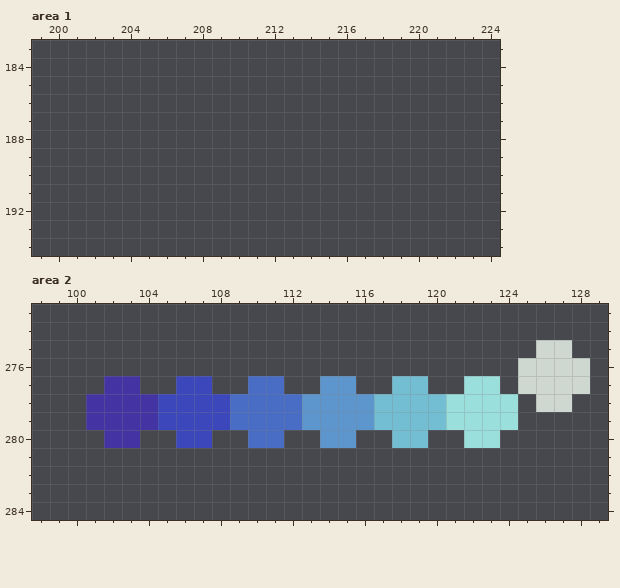
Two states of a pixel-art file, mygame/sprites/bow-1.aseprite. Above is the file before it was changed.
512x512 pixels, 1 frame. Colours within 5 levels of each other are drawn and written as one. Shown: area 1: x 199..224, y 183..194; area 2: x 98..129, y 273..284. The commit also changed other parts of the picture, which this record leaves out.
The same view after the edit:
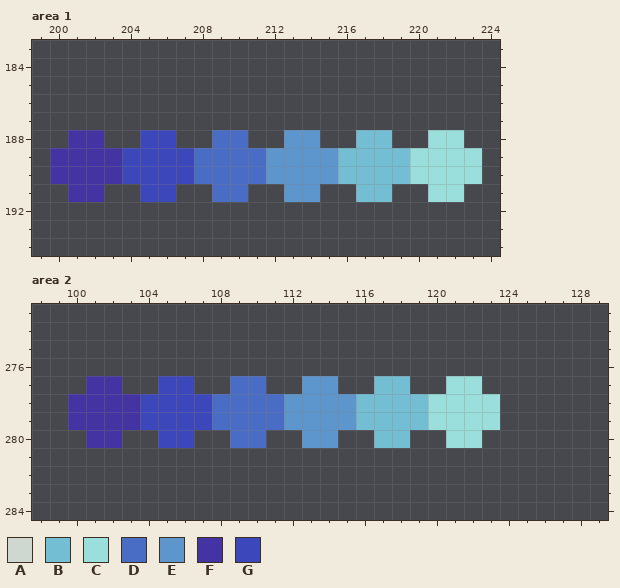
Palette (. is transparent): A #cfd8d0  B #73bed3  C #9adfdb  D #496cc5  E #5c96cc  F #4433a3  G #3b47ba
Change:
Area 1, layer "rocket-platform/palette":
y 188: x 201..202 .. -> FF; x 205..206 .. -> GG; x 209..210 .. -> DD; x 213..214 .. -> EE; x 217..218 .. -> BB; x 221..222 .. -> CC
y 189..190: x 200..223 ........................ -> FFFFGGGGDDDDEEEEBBBBCCCC
y 191: x 201..202 .. -> FF; x 205..206 .. -> GG; x 209..210 .. -> DD; x 213..214 .. -> EE; x 217..218 .. -> BB; x 221..222 .. -> CC
Area 2, layer "ui-elements/base":
y 275: x 126..127 AA -> ..
y 276: x 125..128 AAAA -> ....
y 277: x 101 . -> F; x 103 F -> .; x 105 . -> G; x 107 G -> .; x 109 . -> D; x 111 D -> .; x 113 . -> E; x 115 E -> .; x 117 . -> B; x 119 B -> .; x 121 . -> C; x 123 C -> .; x 125..128 AAAA -> ....
y 278: x 100 . -> F; x 104 F -> G; x 108 G -> D; x 112 D -> E; x 116 E -> B; x 120 B -> C; x 124 C -> .; x 126..127 AA -> ..
y 279: x 100 . -> F; x 104 F -> G; x 108 G -> D; x 112 D -> E; x 116 E -> B; x 120 B -> C; x 124 C -> .
y 280: x 101 . -> F; x 103 F -> .; x 105 . -> G; x 107 G -> .; x 109 . -> D; x 111 D -> .; x 113 . -> E; x 115 E -> .; x 117 . -> B; x 119 B -> .; x 121 . -> C; x 123 C -> .
Where, in picture pixels (left, top, right, bottom), the same in both pictures:
added: (50, 130, 482, 202)
changed: (68, 340, 590, 448)
